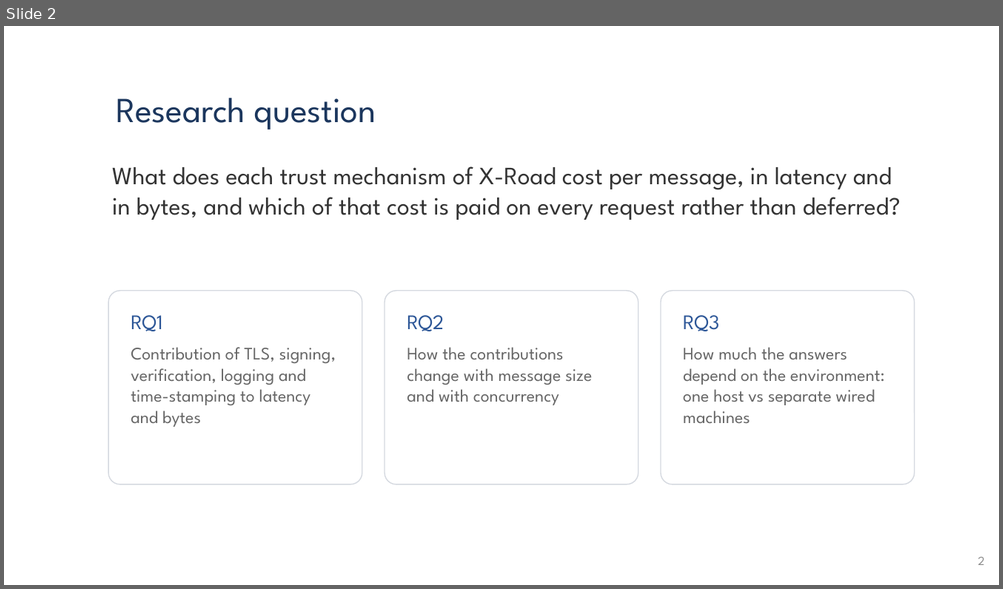
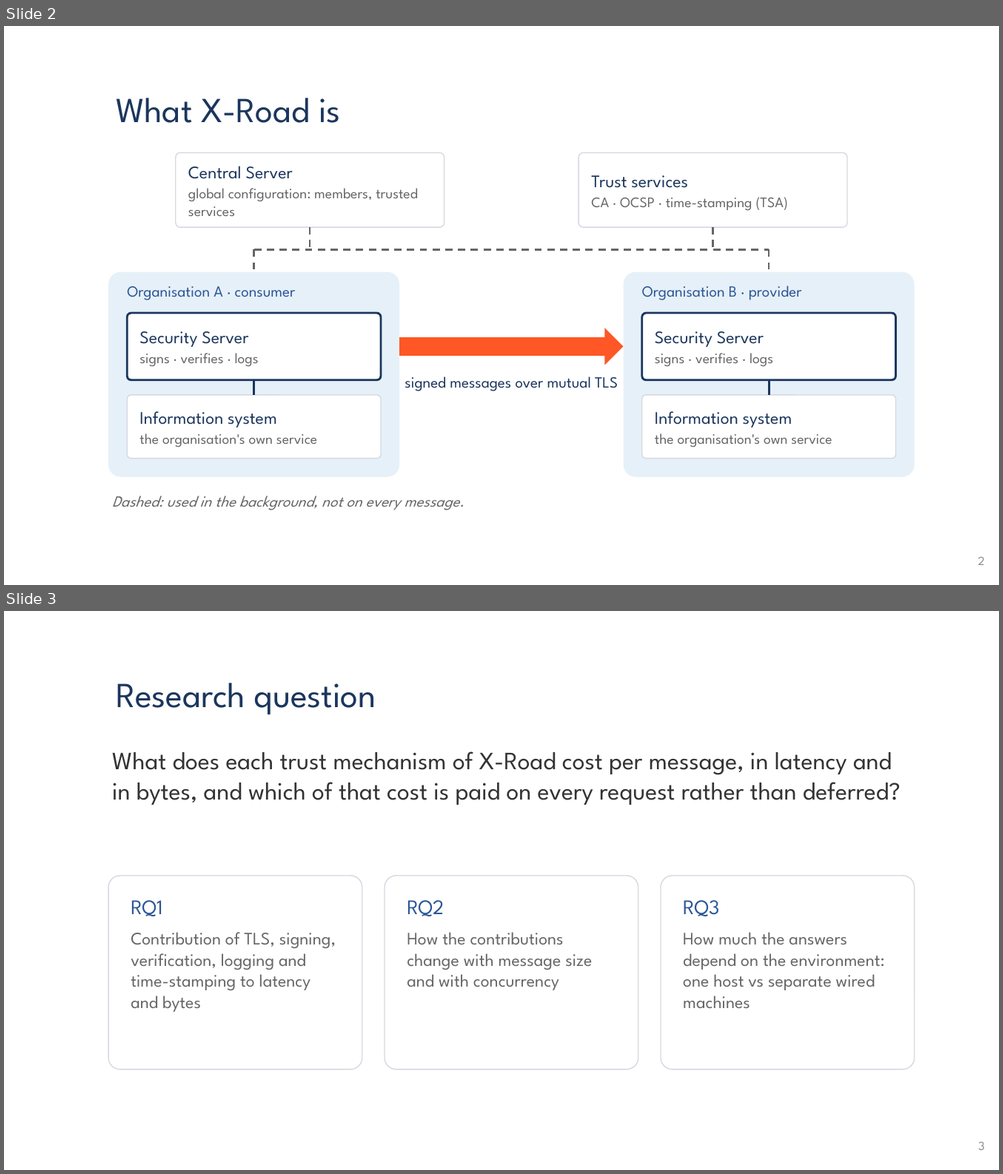
Before and after one commit to Krios39/study, a slide deck: 1_semester/distributed_systems_seminar/Research and initial Literature Review.pptx. Shown one above the other, each under a label of ours: slide 2 before the commit, slides 2 and 3 after it. The pictures are 1003x589 and 1003x1174 pixels, drawn with LibreOffice and Linux fonts; fonts in the diff are those of the drawing; background and template pictures are left out. Boxes give left, top, right and bottom in pixels: in the first picture for what was removed or moved away, otherwise in the second. Text is boxed around its words. In the diff, an @@ line names an element or a change of style, - is before the commit and + after.

```diff
--- a/1_semester/distributed_systems_seminar/Research and initial Literature Review.pptx
+++ b/1_semester/distributed_systems_seminar/Research and initial Literature Review.pptx
@@ slide 2 added at [4,26,999,585], background picture (left out); not listed: 1 template element that a slide beside it also shows @@
@@ title added at [116,98,341,123], 34 pt, text #1B365D @@
+What X-Road is
@@ rounded rectangle added at [176,153,444,227], fill #FFFFFF, outline #D5D9E0 1 pt @@
@@ rounded rectangle added at [578,153,847,227], fill #FFFFFF, outline #D5D9E0 1 pt @@
@@ text added at [188,166,418,216], 14 pt, text #666666 @@
+Central Server
+global configuration: members, trusted services
@@ text added at [591,175,788,210], 14 pt, text #666666 @@
+Trust services
+CA · OCSP · time-stamping (TSA)
@@ line added from (310, 227) to (310, 249), #666666 1.75 pt dashed @@
@@ line added from (713, 227) to (713, 249), #666666 1.75 pt dashed @@
@@ line added from (254, 249) to (768, 249), #666666 1.75 pt dashed @@
@@ line added from (254, 249) to (254, 272), #666666 1.75 pt dashed @@
@@ line added from (768, 249) to (768, 272), #666666 1.75 pt dashed @@
@@ rounded rectangle added at [108,272,399,477], fill #E6F0F8 @@
@@ text added at [127,286,296,301], 15 pt, text #2C5697 @@
+Organisation A · consumer
@@ rounded rectangle added at [623,272,914,477], fill #E6F0F8 @@
@@ text added at [642,286,802,301], 15 pt, text #2C5697 @@
+Organisation B · provider
@@ rounded rectangle added at [127,313,381,380], fill #FFFFFF, outline #1B365D 2 pt @@
@@ rounded rectangle added at [642,313,896,380], fill #FFFFFF, outline #1B365D 2 pt @@
@@ text added at [139,332,259,366], 14 pt, text #666666 @@
+Security Server
+signs · verifies · logs
@@ right arrow added at [399,328,623,366], fill #FF5725 @@
@@ text added at [654,332,773,366], 14 pt, text #666666 @@
+Security Server
+signs · verifies · logs
@@ line added from (254, 380) to (254, 395), #1B365D 2 pt @@
@@ text added at [404,377,617,392], 15 pt, text #1B365D @@
+signed messages over mutual TLS
@@ line added from (768, 380) to (768, 395), #1B365D 2 pt @@
@@ rounded rectangle added at [127,395,381,459], fill #FFFFFF, outline #D5D9E0 1 pt @@
@@ rounded rectangle added at [642,395,896,459], fill #FFFFFF, outline #D5D9E0 1 pt @@
@@ text added at [139,412,317,447], 14 pt, text #666666 @@
+Information system
+the organisation's own service
@@ text added at [654,412,831,447], 14 pt, text #666666 @@
+Information system
+the organisation's own service
@@ text added at [112,496,464,511], 15 pt, text #666666, italic @@
+Dashed: used in the background, not on every message.
@@ what was slide 2 is now slide 3 @@
@@ page number at [978,1142,984,1150]: text changed @@
-2
+3
```
Also in this commit, not shown: 4 slides changed, 1 other file.
